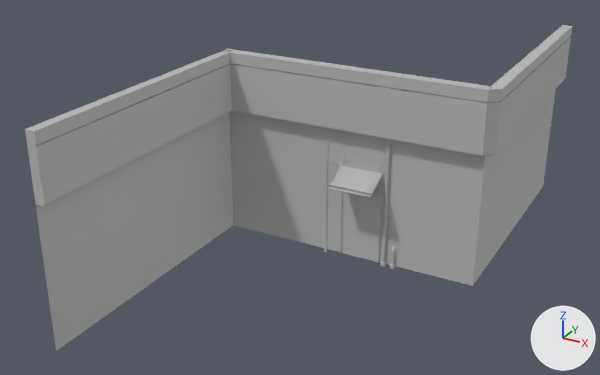
One commit to the FBX model Assets/MainFolder/Assets_Models/Backstreet_M/Ext_Env/Buildings/Start_Wall.fbx: the scene before it, then after it.
Rendered twice from a camera (50 mm lens) standing at (67.1, -100.0, 59.1) and looking at (14.5, -4.5, 11.3). Lighting does not change. The marker at lower right points along +X, +Y and +Z. Where no turn or scale is listed for an object, it has been applied to the vertices. Vertices at the same position are counted once.

Objects in the first picture: 'Start_Wall'.
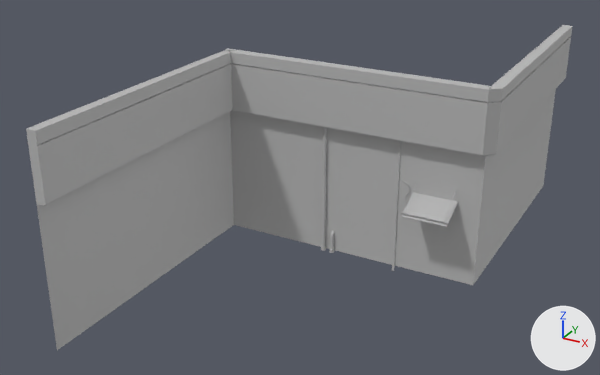
Commit message: Start wall

Pixel boxes (x1, y1, x2, y2) of what changed, in the pictures (600 x 375 px; the box of a moved part takes in the faces that stretch with it):
'Start_Wall', reshaped, moved
    before: (25, 25, 572, 351)
    after: (26, 25, 573, 350)
part 1 of me_mesh, moved or reshaped
    before: (328, 166, 383, 198)
    after: (401, 192, 458, 227)
part 2 of me_mesh, moved or reshaped
    before: (381, 139, 391, 266)
    after: (321, 127, 327, 251)
part 3 of me_mesh, moved or reshaped
    before: (390, 246, 395, 269)
    after: (329, 231, 335, 253)
part 4 of me_mesh, moved or reshaped
    before: (324, 128, 328, 252)
    after: (392, 141, 401, 271)
part 5 of me_mesh, deleted
    before: (339, 191, 382, 263)

The edits, one by one:
me_mesh has 703 vertices, 642 faces and spans x -0.2..41.0, y -39.6..39.9, z -0.5..28.7.
me_mesh is used by ob_start_wall; location (0.0, -0.2, 0.0).
me_mesh part 1: the loose piece of 100 vertices spanning x 18.9..25.4, y -4.3..0.2, z 12.0..14.1 is moved by (11.1, 0.0, -1.9).
me_mesh part 2: the loose piece of 164 vertices spanning x 25.8..26.6, y -0.7..0.1, z -0.2..20.4 is moved by (-9.9, 0.0, 0.0).
me_mesh part 3: the loose piece of 80 vertices spanning x 27.2..28.0, y -0.7..0.3, z -0.2..3.3 is moved by (-9.9, 0.0, 0.0).
me_mesh part 4: the loose piece of 8 vertices spanning x 16.4..16.8, y -0.1..0.1, z -0.5..21.1 is moved by (11.1, -0.1, -0.3).
me_mesh part 5: the loose piece of 28 vertices spanning x 19.0..25.4, y -0.3..0.0, z 0.0..10.7 is deleted.
Object 'Start_Wall' (ob_start_wall) moves from (0.0, -0.2, 0.0) to (0.0, 0.0, 0.0).
